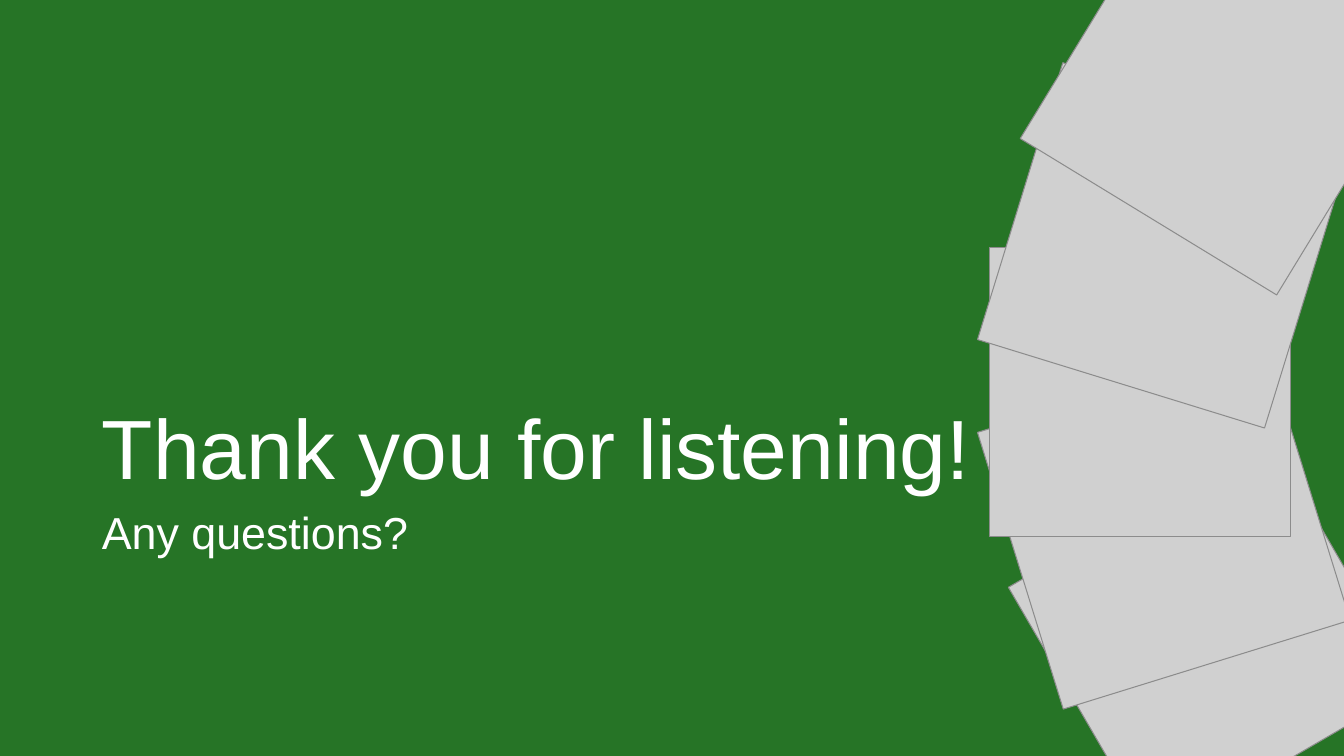
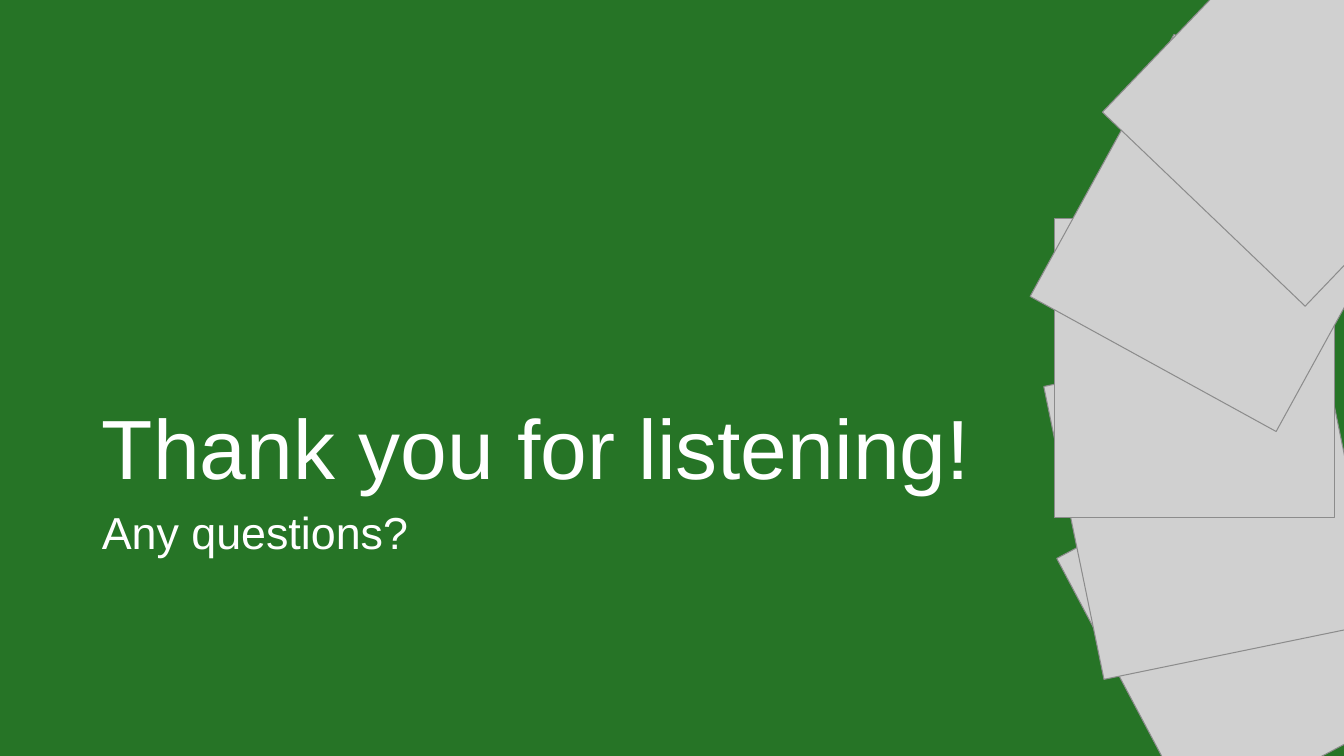
Before and after one commit to IsabelHampton/bluffs-and-bribes, a slide deck: slide 22 of Docs/Bluffs & Bribes Pitch.pptx. Drawn at 1344x756 pixels with LibreOffice and Linux fonts; fonts in the diff are those of the drawing; grey boxes stand for pictures. Boxes give left, top, right and bottom in pixels: in the first picture for what was removed or moved away, otherwise in the second. Text is boxed around its words. In the diff, an @@ line names an element or a change of style, - is before the commit and + after.

```diff
--- a/Docs/Bluffs & Bribes Pitch.pptx
+++ b/Docs/Bluffs & Bribes Pitch.pptx
@@ picture at [1102,0,1344,306]: rotation 301 to 313 degrees @@
@@ picture at [1031,34,1344,432]: rotation 287 to 298 degrees @@
@@ picture: place and size @@
-picture at [990,248,1290,537]
+picture at [1055,218,1335,518]
@@ picture at [1044,329,1344,679]: rotation 252 to 258 degrees @@
@@ picture at [1058,426,1344,756]: rotation 239 to 242 degrees @@
```
Also in this commit, not shown: 20 other slides changed, 1 other file.
